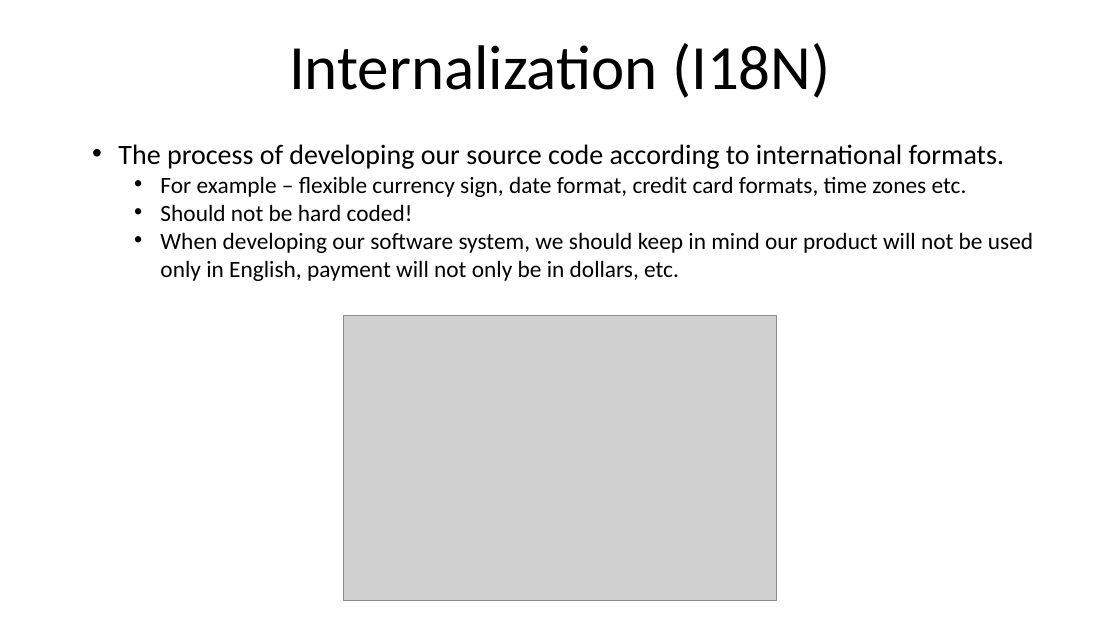
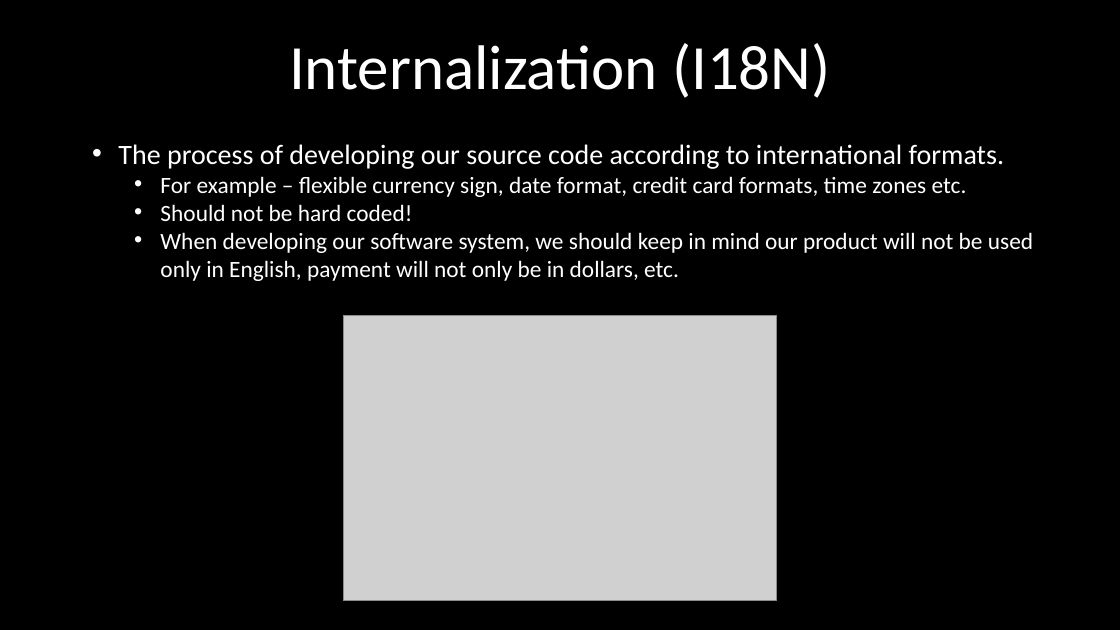
Before and after one commit to itaitzruia4/Workshop, a slide deck: slide 3 of docs/globalization.pptx. Drawn at 1120x630 pixels with LibreOffice and Linux fonts; fonts in the diff are those of the drawing; grey boxes stand for pictures; background and template pictures are left out. Boxes give left, top, right and bottom in pixels: in the first picture for what was removed or moved away, otherwise in the second. Text is boxed around its words. In the diff, an @@ line names an element or a change of style, - is before the commit and + after.

```diff
--- a/docs/globalization.pptx
+++ b/docs/globalization.pptx
@@ background #FFFFFF to picture (left out) @@
@@ text "Internalization (I18N)" at <box>289,43,830,98</box>: text colour #000000 to #FFFFFF @@
@@ text "The process of developing our ..." at <box>118,144,1033,281</box>: text colour #000000 to #FFFFFF @@
```
Also in this commit, not shown: 4 other slides changed, 2 slides added, 1 slide removed, 2 other files.
